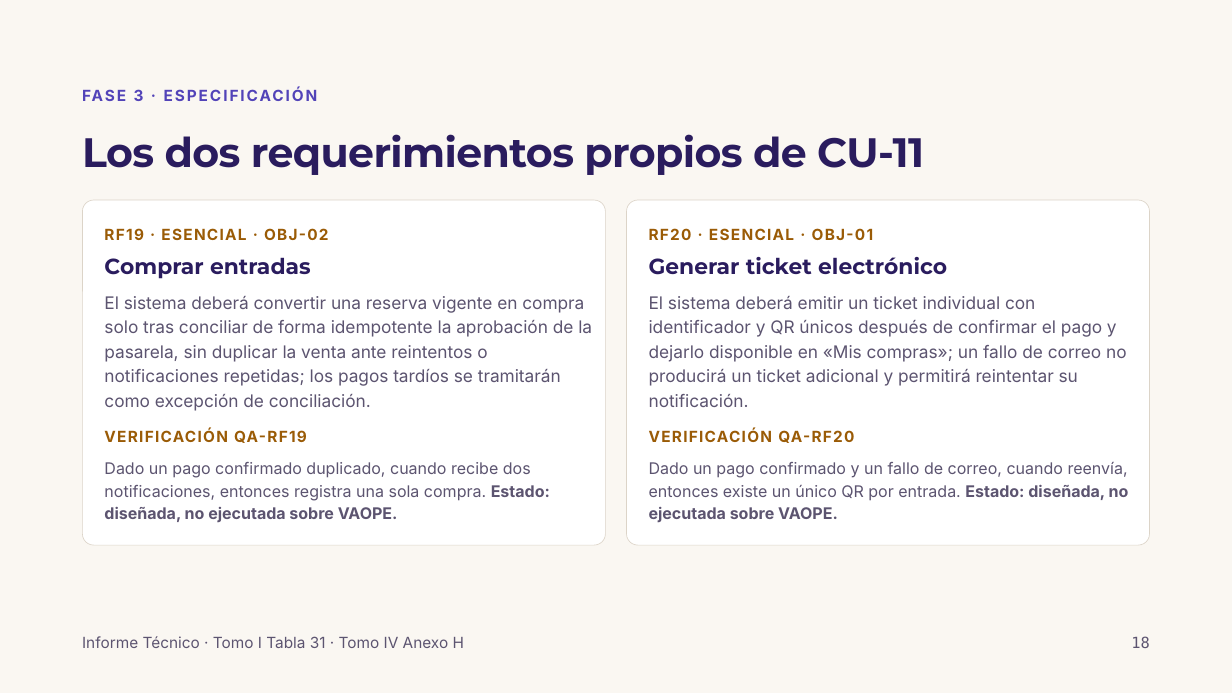
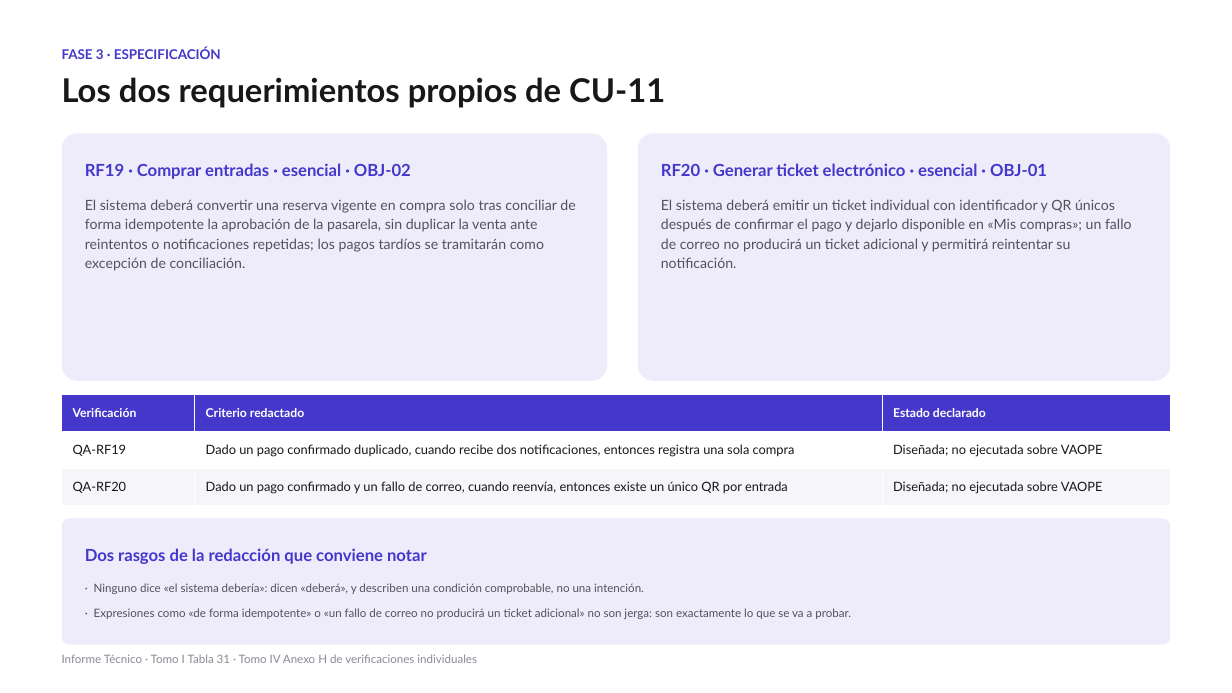
Before and after one commit to wdelgadoc/Grupo5-IR-UNFV, a slide deck: slide 17 of Presentacion_VAOPE_CU-11_Grupo_5.pptx (slide 18 before the commit). Drawn at 1232x693 pixels with LibreOffice and Linux fonts; fonts in the diff are those of the drawing. Boxes give left, top, right and bottom in pixels: in the first picture for what was removed or moved away, otherwise in the second. Text is boxed around its words. In the diff, an @@ line names an element or a change of style, - is before the commit and + after.

```diff
--- a/Presentacion_VAOPE_CU-11_Grupo_5.pptx
+++ b/Presentacion_VAOPE_CU-11_Grupo_5.pptx
@@ background #FAF7F2 to #FFFFFF @@
@@ text "FASE 3 · ESPECIFICACIÓN": place and size @@
-text "FASE 3 · ESPECIFICACIÓN" at (134,89,144,101)
+text "FASE 3 · ESPECIFICACIÓN" at (62,47,221,59)
@@ text "FASE 3 · ESPECIFICACIÓN" at (62,47,221,59): size 12 to 10.5 pt, font Inter to Lato, text colour #5243B8 to #4338CA, letter spacing 1.5 to 0 pt; line spacing 17.4pt to 1 @@
@@ text "Los dos requerimientos propios de ...": place and size @@
-text "Los dos requerimientos propios de ..." at (82,134,924,175)
+text "Los dos requerimientos propios de ..." at (62,77,665,108)
@@ text "Los dos requerimientos propios de ..." at (62,77,665,108): size 32 to 25.5 pt, font Montserrat to Lato, text colour #2A1C5E to #18181B, letter spacing -0.5 to 0 pt; line spacing 36.8pt to 30.6pt @@
@@ rounded rectangle added at (62,133,608,381), fill #EEECFB @@
@@ rounded rectangle added at (638,133,1171,381), fill #EEECFB @@
@@ text at (85,163,411,179): text changed; size 12 to 13 pt; font Inter to Lato; text colour #9A5B06 to #4338CA @@
-RF19 · ESENCIAL · OBJ-02
+RF19 · Comprar entradas · esencial · OBJ-02
@@ text at (661,163,1047,176): text changed; size 12 to 13 pt; font Inter to Lato; text colour #9A5B06 to #4338CA @@
-RF20 · ESENCIAL · OBJ-01
+RF20 · Generar ticket electrónico · esencial · OBJ-01
@@ rounded rectangle removed at (82,201,605,545) @@
@@ text "El sistema deberá convertir una ..." at (85,199,575,271): size 13.5 to 11 pt, font Inter to Lato, text colour #5C5470 to #52525B; line spacing 19.2pt to 1.15 @@
@@ text "El sistema deberá convertir una ...": place and size @@
-text "El sistema deberá convertir una ..." at (104,296,592,411)
+text "El sistema deberá convertir una ..." at (85,199,575,271)
@@ rounded rectangle removed at (627,201,1150,545) @@
@@ text "El sistema deberá emitir un ...": place and size @@
-text "El sistema deberá emitir un ..." at (649,296,1127,407)
+text "El sistema deberá emitir un ..." at (661,199,1132,268)
@@ text "El sistema deberá emitir un ..." at (661,199,1132,268): size 13.5 to 11 pt, font Inter to Lato, text colour #5C5470 to #52525B; line spacing 19.2pt to 1.15 @@
@@ text removed at (104,257,311,279) @@
-Comprar entradas
@@ text removed at (649,257,947,275) @@
-Generar ticket electrónico
@@ table added at (62,395,1171,506), 3 rows, 3 columns @@
+Verificación | Criterio redactado | Estado declarado
+QA-RF19 | Dado un pago confirmado duplicado, cuando recibe dos notificaciones, entonces registra una sola compra | Diseñada; no ejecutada sobre VAOPE
+QA-RF20 | Dado un pago confirmado y un fallo de correo, cuando reenvía, entonces existe un único QR por entrada | Diseñada; no ejecutada sobre VAOPE
@@ text removed at (104,429,307,443) @@
-VERIFICACIÓN QA-RF19
@@ text removed at (649,429,854,443) @@
-VERIFICACIÓN QA-RF20
@@ text removed at (104,462,550,522) @@
-Dado un pago confirmado duplicado, cuando recibe dos notificaciones, entonces registra una sola compra. Estado: diseñada, no ejecutada sobre VAOPE.
@@ text removed at (649,462,1129,522) @@
-Dado un pago confirmado y un fallo de correo, cuando reenvía, entonces existe un único QR por entrada. Estado: diseñada, no ejecutada sobre VAOPE.
@@ rounded rectangle added at (62,518,1171,645), fill #EEECFB @@
@@ text added at (85,548,427,564), 13 pt, text #4338CA, bold @@
+Dos rasgos de la redacción que conviene notar
@@ text added at (94,583,644,594), 9 pt, text #52525B @@
+· Ninguno dice «el sistema debería»: dicen «deberá», y describen una condición comprobable, no una intención.
@@ text added at (94,608,851,619), 9 pt, text #52525B @@
+· Expresiones como «de forma idempotente» o «un fallo de correo no producirá un ticket adicional» no son jerga: son exactamente lo que se va a probar.
@@ text at (62,654,477,663): text changed; size 12 to 9 pt; font Inter to Lato; text colour #5C5470 to #8A8A94 @@
-Informe Técnico · Tomo I Tabla 31 · Tomo IV Anexo H
+Informe Técnico · Tomo I Tabla 31 · Tomo IV Anexo H de verificaciones individuales
@@ text removed at (1131,636,1149,648) @@
-18
```
Also in this commit, not shown: 17 other slides changed, 12 slides added, 13 slides removed.
